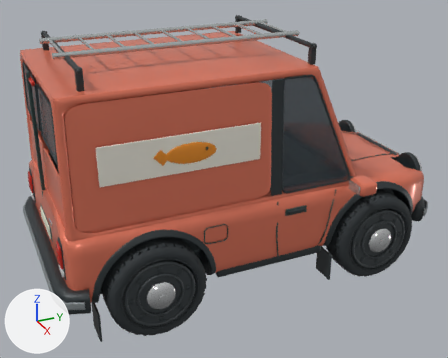
Renders of the FBX model unity/Assets/Resources/Cars/kipper_lod1.fbx from each side of a commit.
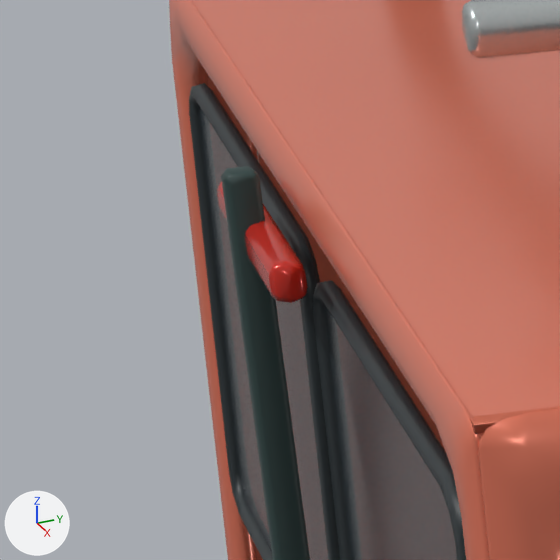
The first picture shows the older version from a camera (50 mm lens) standing at (4.79, -2.21, 3.18) and looking at (0.08, -0.09, 0.83). The close-ups show the older and then the newer version on the part from 0% to 14% of the width and 15% to 32% of the height of that picture. Only the edits that show in the close-ups are written down. Lighting does not change. The marker at lower left points along +X, +Y and +Z. Where no turn or scale is listed for an object, it has been applied to the vertices. Vertices at exactly the same position are counted once.

Objects in the first close-up: 'Body'.
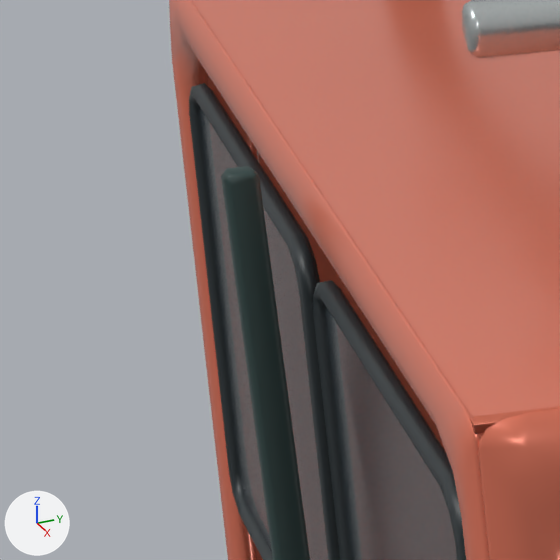
Where the newer file only moved an object's origin or applied its transform, the numbers keep the older frame.

Where the change shows, as pixel boxes (x1, y1, x2, y2) in the close-ups (560 x 560 px):
part 1 of me_continuous_formed_body_shell_002, deleted
    before: (217, 182, 307, 303)

Diff of the bpy script that builds the scene:
```diff
--- a/unity/Assets/Resources/Cars/kipper_lod1.fbx.py
+++ b/unity/Assets/Resources/Cars/kipper_lod1.fbx.py
@@ me_continuous_formed_body_shell_002 @@
 # used by ob_body; location = (0.0, 0.0, 0.0)
-me_continuous_formed_body_shell_002.from_pydata(...)  # 11469 vertices, 21800 faces; spans x -1.16..1.16, y -1.79..1.8, z 0.09..2.16
+me_continuous_formed_body_shell_002.from_pydata(...)  # 11422 vertices, 21710 faces; spans x -1.16..1.16, y -1.79..1.8, z 0.09..2.16
+# me_continuous_formed_body_shell_002 part 1: the loose piece of 48 vertices spanning x -0.15..0.15, y -1.67..-1.65, z 1.9..1.94 is deleted
+# other edits to the shape of me_continuous_formed_body_shell_002 do not show in these pictures
 me_continuous_formed_body_shell_002.materials.append(mat_bodypaint)
```
